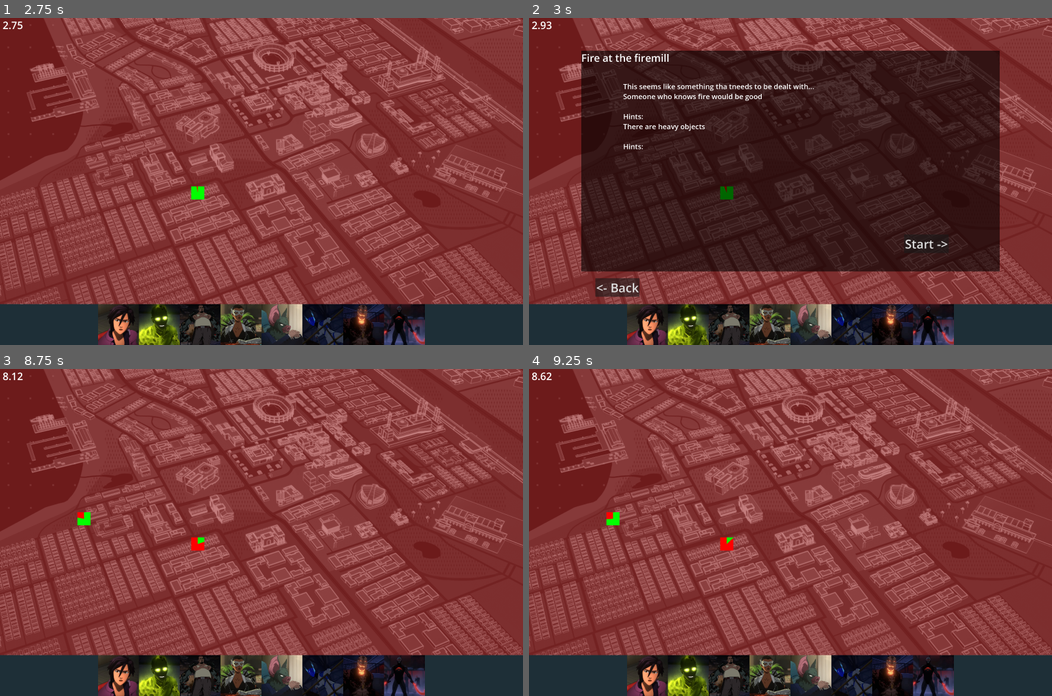
Above: before the commit, frames 1-4 (two rows, left to right).
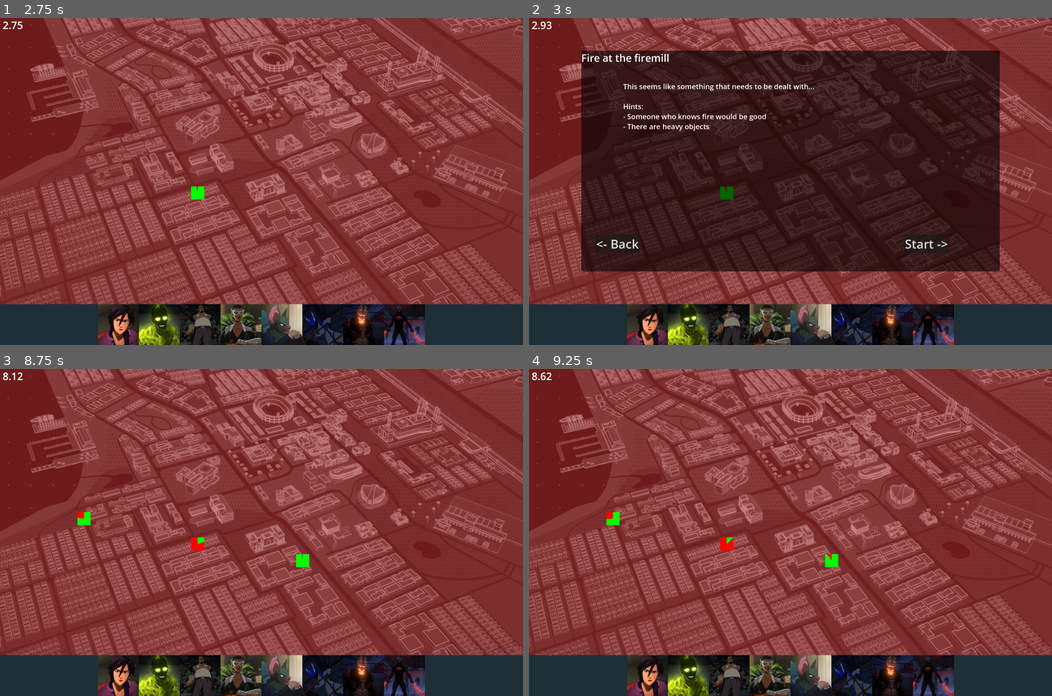
Above: after the commit, the same moments.

Repository: vgmoose/Outpatch
Game: Godot game, scene res://main.tscn
Two runs of this game, one before a commit and one after it. Both use one fixed random seed, a clock stepped at 60 frames per second and the inputs below. The engine's default icon, where the game draws it, is replaced by a stand-in: a white triangle on a blue panel in a dark square.
Inputs (mouse positions are in pixels of both pictures, inside the frame that each line leads up to):
- Up to frame 1 (2.75 s): tap Enter at 0.5 s; move the mouse to (376, 165) at 0.52 s; hold Right 0.53-1.28 s; click (376, 165) at 0.67 s; move the mouse to (156, 197) at 1.27 s; hold Down 1.28-2.03 s; move the mouse to (313, 109) at 2.02 s; hold Right from 2.03 s (still down)
- Up to frame 2 (3 s): move the mouse to (764, 246) at 2.77 s; release Right at 2.78 s; hold Up from 2.78 s (still down); click (764, 246) at 2.92 s
- Up to frame 3 (8.75 s): release Up at 3.5 s; click "<- Back" at 3.5 s; move the mouse to (418, 581) at 4.27 s; hold Left 4.28-5.78 s; move the mouse to (104, 483) at 5.02 s; move the mouse to (287, 532) at 5.77 s; hold Down 5.78-6.53 s; click (287, 532) at 5.92 s; move the mouse to (183, 450) at 6.52 s; hold Right 6.53-7.28 s; move the mouse to (376, 516) at 7.27 s; hold Up 7.28-8.03 s; move the mouse to (156, 548) at 8.02 s; hold Right from 8.03 s (still down); click (156, 548) at 8.17 s
- Up to frame 4 (9.25 s): move the mouse to (842, 460) at 8.77 s; release Right at 8.78 s; hold Down from 8.78 s (still down)

Frame 1 is identical in both runs. In frame 2, 1.4% of the frame differs, in the area x 12-55%, y 20-86%; in frame 3, 0.1%; in frame 4, 0.1%.

Commit message:
let game loop continue for multiple missions

Diff:
--- a/BouncyBall.gd
+++ b/BouncyBall.gd
@@ -3,6 +3,12 @@
 
 @export var canControl = false
 #func _enter_tree():
+var eventPrompt = null
+var isMoving = false
+
+func _enter_tree():
+	# TODO: while this should work, it's kind of a passive way to get a ref to the event prompt
+	eventPrompt = get_tree().current_scene.get_node("EventPrompt")
 
 func _input(event):
 	if canControl:
@@ -13,10 +19,21 @@
 				int(k == KEY_DOWN) - int(k == KEY_UP)
 			)
 
+func startMoving():
+	isMoving = true
+	velocity = 800 * Vector2(randi_range(-100, 100), randi_range(-100, 100)).normalized() # TODO: do a random direction + decide on speed
+
 func _process(delta):
+	if not isMoving:
+		return
 	var res = move_and_collide(delta * velocity)
 	if res:
 		# a collision occurred, reflect our new velocity along the collision's normal
 		velocity = velocity.bounce(res.get_normal())
 	# tick down by our friction value
 	velocity *= 0.99
+	if abs(velocity.x) < 15 and abs(velocity.y) < 15:
+		isMoving = false
+		velocity = Vector2(0, 0)
+		# we're done! signal up so we can evaluate it
+		eventPrompt.finishedBallBouncing.emit()
--- a/EventCircle.gd
+++ b/EventCircle.gd
@@ -12,6 +12,8 @@
 var startDuration = 1.0
 var stats: Array[float] = [0, 0, 0, 0, 0]
 
+var ogEvent = {}
+
 static func makeSimpleColorTexture(color: Color):
 	var out = GradientTexture2D.new()
 	out.gradient = Gradient.new()
@@ -20,6 +22,7 @@
 	return out
 
 func _init(eventPayload):
+	self.ogEvent = eventPayload
 	self.eventId = eventPayload.id
 	self.eventTitle = eventPayload["title"]
 	self.duration = eventPayload["duration"]
@@ -27,9 +30,9 @@
 	self.stats = []
 	for stat in eventPayload["stats"]:
 		self.stats.append(stat)
-	var hintString = ""
+	var hintString = "\nHints:\n"
 	for hint in eventPayload["hints"]:
-		hintString += hint + "\n\nHints:\n"
+		hintString += "- " + hint + "\n"
 	self.eventDetails = eventPayload["details"] + "\n" + hintString
 
 	self.size = Vector2(360, 360)
--- a/EventPrompt.gd
+++ b/EventPrompt.gd
@@ -3,12 +3,23 @@
 
 var charBarHeight = 0
 var wasPressed = false
+var allDone = false
+
+var ogEvent = {}
+
+signal finishedBallBouncing
 
 func _enter_tree():
 	var main = get_tree().current_scene
 	charBarHeight = main.get_node("CharBar").size.y
 
-func display(title, details, eventWeights):
+func display(mainEvent):
+	self.ogEvent = mainEvent.ogEvent
+	wasPressed = false # init vars
+
+	var title = mainEvent.eventTitle
+	var details = mainEvent.eventDetails
+	var eventWeights = mainEvent.stats
 	var main = get_tree().current_scene
 	get_node("RichTextLabel").text = title
 	var para = get_node("RichTextLabel2")
@@ -17,14 +28,41 @@
 	para.position.x = 0.1 * self.size.x
 	para.size.x = self.size.x * 0.8
 	para.size.y = self.size.y * 0.8
+	var cancel = get_node("Button2")
+	cancel.connect("pressed", func():
+		# unpause everything and return back to business
+		main.unpause.emit()
+	)
 	var button = get_node("Button")
 	button.position.x = self.size.x - get_node("Button").size.x - 250
 	button.position.y = self.size.y - get_node("Button").size.y - 90
+	cancel.position.y = button.position.y
 	button.connect("pressed", func():
+		var starGraphHolder = get_node("StarGraphHolder")
 		if wasPressed:
 			return
+		if allDone:
+			print("We done, dog")
+			# this is the done press! dismiss everything (like cancel)
+			# unassign all CSPs (actually, enter the busy state?)
+			# TODO: ^ that
+			wasPressed = true # next event display sets this up again
+			allDone = false
+			cancel.visible = true
+			starGraphHolder.cleanup()
+			main.event_finished.emit(ogEvent.id)
+			main.unpause.emit()
+			button.text = "Start ->"
+			return # important! stop!
+		# hide our CSPs
+		for child in get_children():
+			if child is CSP:
+				child.queue_free()
 		wasPressed = true
-		var starGraphHolder = get_node("StarGraphHolder")
+		# hide our buttons while our main event is running
+		# TODO: don't just do this all here?
+		button.visible = false
+		cancel.visible = false
 		if starGraphHolder.get_children().size() < 2:
 			# we don't have any heroes added
 			return
@@ -66,12 +104,23 @@
 			# we ignore cur, because we're just going to use the polygon that's growing into place
 			# get the area of the inner (overlap/clipped) polygon(s)
 			var inner = 0.0
-			var commongons = Geometry2D.clip_polygons(trueGraph.polygon, mergedGraph.polygon)
+			var commongons = Geometry2D.intersect_polygons(trueGraph.polygon, mergedGraph.polygon)
 			for common in commongons:
 				inner += calculate_area(common)
-			label.text = "%0.2f%%" % abs(100 - ((inner / outer) * 100))
+			label.text = "%0.2f%%" % abs((inner / outer) * 100)
 		), 0, 0, 2)
 
+		var theBall = starGraphHolder.get_node("BouncyBall")
+		tween.tween_callback(func():
+			# show the ball
+			theBall.position = mergedGraph.position # TODO: this assumes firstchild is the empty chart
+			theBall.visible = true
+
+			# move it to the front
+			starGraphHolder.remove_child(theBall)
+			starGraphHolder.add_child(theBall)
+		)
+		tween.tween_interval(0.4)
 		tween.tween_callback(func():
 			# this is called after the above animations are done, kick off the ball moving in a random direction
 			# with the collision of the merged polygon
@@ -82,23 +131,52 @@
 			#var siblinggon = collisionChart.get_node("Polygon2D")
 			#siblinggon.color = Color.BLUE
 			#siblinggon.polygon = truePolygon
-			var theBall = starGraphHolder.get_node("BouncyBall")
 			collisionChart.position = mergedGraph.position
-			theBall.position = mergedGraph.position # TODO: this assumes firstchild is the empty chart
-			theBall.velocity = Vector2(-640, -570)
-			starGraphHolder.remove_child(theBall)
-			starGraphHolder.add_child(theBall)
-			theBall.visible = true
-
+
+			theBall.startMoving()
 		)
 
+		# remove old connections
+		for conn in finishedBallBouncing.get_connections():
+			finishedBallBouncing.disconnect(conn.callable)
+		print("Totalconns ", finishedBallBouncing.get_connections())
+		finishedBallBouncing.connect(func():
+			print("We're done moving, are we inside?")
+			# aka, is the ball's point within our merged graph's polygon
+			var ogBallPos = theBall.position - mergedGraph.position # polygon coors are not relative, so we need to offset by ball's visual position
+			var res = Geometry2D.is_point_in_polygon(ogBallPos, mergedGraph.polygon)
+			print("We are: " + str(res), " ", ogBallPos, mergedGraph.polygon)
+
+			# re-get and re-draw the _final_ state of the commongons (the common area)
+			# so that we can properly highlight the mixed/overlap at this stage
+			var commongons = Geometry2D.intersect_polygons(trueGraph.polygon, mergedGraph.polygon)
+			for commongon in commongons:
+				var chartSegment = Polygon2D.new()
+				chartSegment.polygon = commongon
+				starGraphHolder.add_child(chartSegment)
+				chartSegment.position = mergedGraph.position
+				if res:
+					chartSegment.color = Color.GREEN
+				else:
+					chartSegment.color = Color.RED
+				chartSegment.color.a = 0.5
+
+			# show the success or failure text
+			if res:
+				button.text = ogEvent["success"]
+			else:
+				button.text = ogEvent["failure"]
+
+			button.visible = true
+			# also bring the button to front
+			remove_child(button)
+			add_child(button)
+			wasPressed = false
+			allDone = true # next press will dismiss
+		)
+
 	)
 
-	var cancel = get_node("Button2")
-	cancel.connect("pressed", func():
-		# unpause everything and return back to business
-		main.unpause.emit()
-	)
 	visible = true
 
 # Gauss's shoelace formula, to get the area of a polygon
--- a/EventPrompt.tscn
+++ b/EventPrompt.tscn
@@ -1,6 +1,7 @@
 [gd_scene format=3 uid="uid://bvwyxixkaw1hg"]
 
 [ext_resource type="Script" uid="uid://c7uky5b8w6y2t" path="res://EventPrompt.gd" id="1_3owsw"]
+[ext_resource type="Script" uid="uid://7emhar3rl0ff" path="res://StarGraphHolder.gd" id="2_cef6o"]
 [ext_resource type="PackedScene" uid="uid://by6vafkd15mbf" path="res://BouncyBall.tscn" id="2_m1l8p"]
 
 [sub_resource type="PhysicsMaterial" id="PhysicsMaterial_m1l8p"]
@@ -44,6 +45,7 @@
 text = "<- Back"
 
 [node name="StarGraphHolder" type="Node2D" parent="." unique_id=1729236773]
+script = ExtResource("2_cef6o")
 
 [node name="BouncyBall" parent="StarGraphHolder" unique_id=593039927 instance=ExtResource("2_m1l8p")]
 visible = false
--- /dev/null
+++ b/StarGraphHolder.gd
@@ -0,0 +1,11 @@
+extends Node2D
+
+func cleanup():
+	# delete everything that isn't BouncyBall or CollisionChart
+	var removeUs = []
+	for child in get_children():
+		if child is BouncyBall or child is StaticBody2D:
+			continue
+		removeUs.append(child)
+	for child in removeUs:
+		remove_child(child)
--- a/data/events.json
+++ b/data/events.json
@@ -2,25 +2,42 @@
 	"events": [
 		{
 			"title": "Fire at the firemill",
-			"details": "This seems like something tha tneeds to be dealt with...",
+			"details": "This seems like something that needs to be dealt with...",
 			"timing": 2.5,
 			"duration": 7,
 			"stats": [1.0, 0.5, 0.3, 0.7, 0.3],
 			"hints": [
 				"Someone who knows fire would be good",
 				"There are heavy objects"
-			]
+			],
+			"success": "Fire? Extinguished.",
+			"failure": "Everyone will burn."
 		},
 		{
 			"title": "Water at the watermill",
-			"details": "This seems like something tha tneeds to be dealt with...",
+			"details": "This seems like something that needs to be dealt with...",
 			"timing": 5,
 			"duration": 14,
 			"stats": [0.4, 0.2, 0.6, 1.0, 0.4],
 			"hints": [
 				"Someone who knows water would be good",
 				"There are light objects"
-			]
+			],
+			"success": "Water? Drank-ed.",
+			"failure": "Not quenched enough"
+		},
+		{
+			"title": "Untenable geometry at the math factory",
+			"details": "This is actually really bad",
+			"timing": 8,
+			"duration": 6,
+			"stats": [1, 0.3, 0.7, 0.9, 0.3],
+			"hints": [
+				"Someone who knows math would be good",
+				"There are no coherent objects"
+			],
+			"success": "NUMBERS: CRUNCHED",
+			"failure": "Did not solve for X"
 		}
 	]
 }
--- a/main.gd
+++ b/main.gd
@@ -6,6 +6,7 @@
 signal event_selected
 signal choose_char
 signal unpause
+signal event_finished
 
 var isPaused = false
 
@@ -38,6 +39,12 @@
 		get_node("EventPrompt").visible = false
 		isPaused = false
 	)
+	event_finished.connect(func(eventId):
+		# stop the respective event circle
+		var events = get_node("Events")
+		for event in events.get_children():
+			event.queue_free() # TODO: another state for finished
+	)
 	event_selected.connect(func(eventId):
 		# pause all timers
 		var events = get_node("Events")
@@ -51,7 +58,8 @@
 		# display this event
 		var prompt = get_node("EventPrompt")
 		# TODO: instead of passing IDs and strings, just pass event everywhere
-		prompt.display(chosenEvent.eventTitle, chosenEvent.eventDetails, chosenEvent.stats)
+		print("Passing: ", chosenEvent)
+		prompt.display(chosenEvent)
 	)
 	choose_char.connect(func(charName, isChosen=true):
 		if not isChosen:
@@ -98,6 +106,12 @@
 		curPos += charBar.size.y
 
 func _process(delta: float):
+	# Debug: loop time after 20 seconds
+	if curTime > 20:
+		curTime = float(int(curTime) % 20)
+		# also reset all events
+		for event in eventStream:
+			event.hasFired = false
 	# advance our cur time!
 	if not isPaused:
 		curTime += delta
Not shown, added: StarGraphHolder.gd.uid
